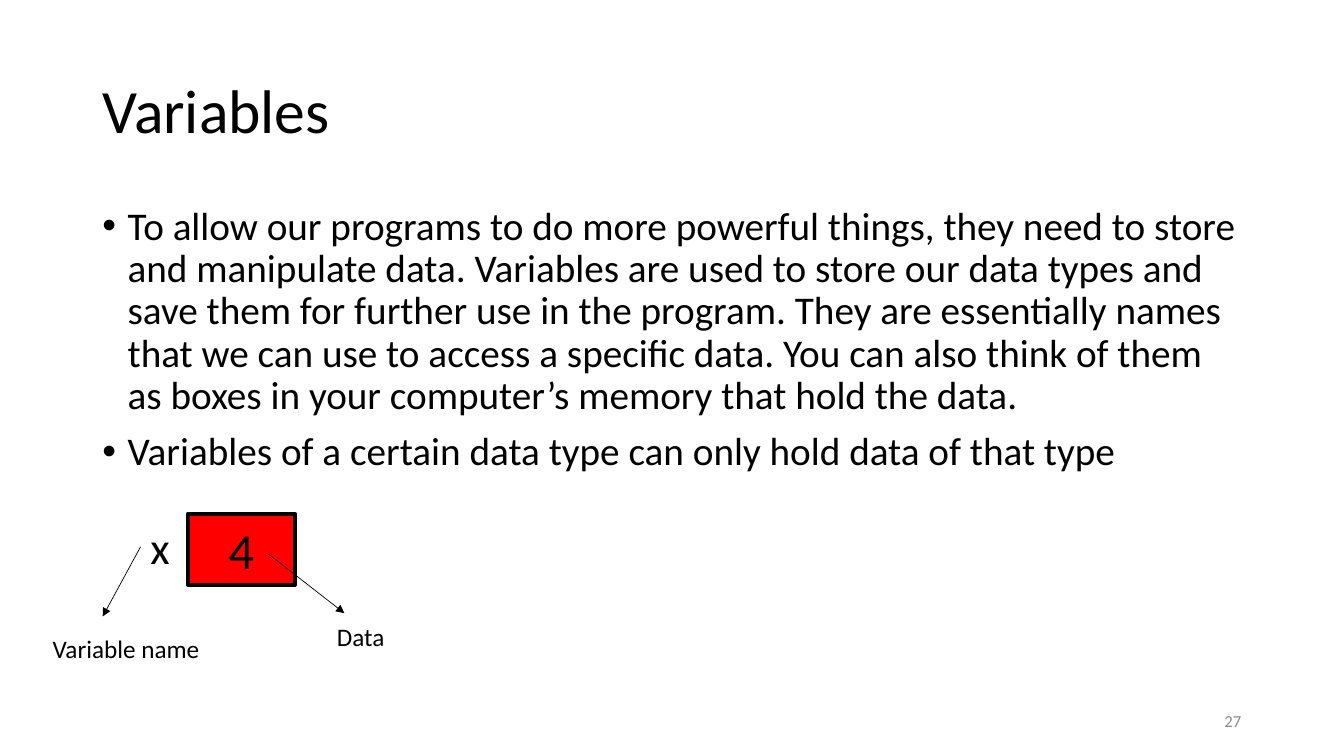
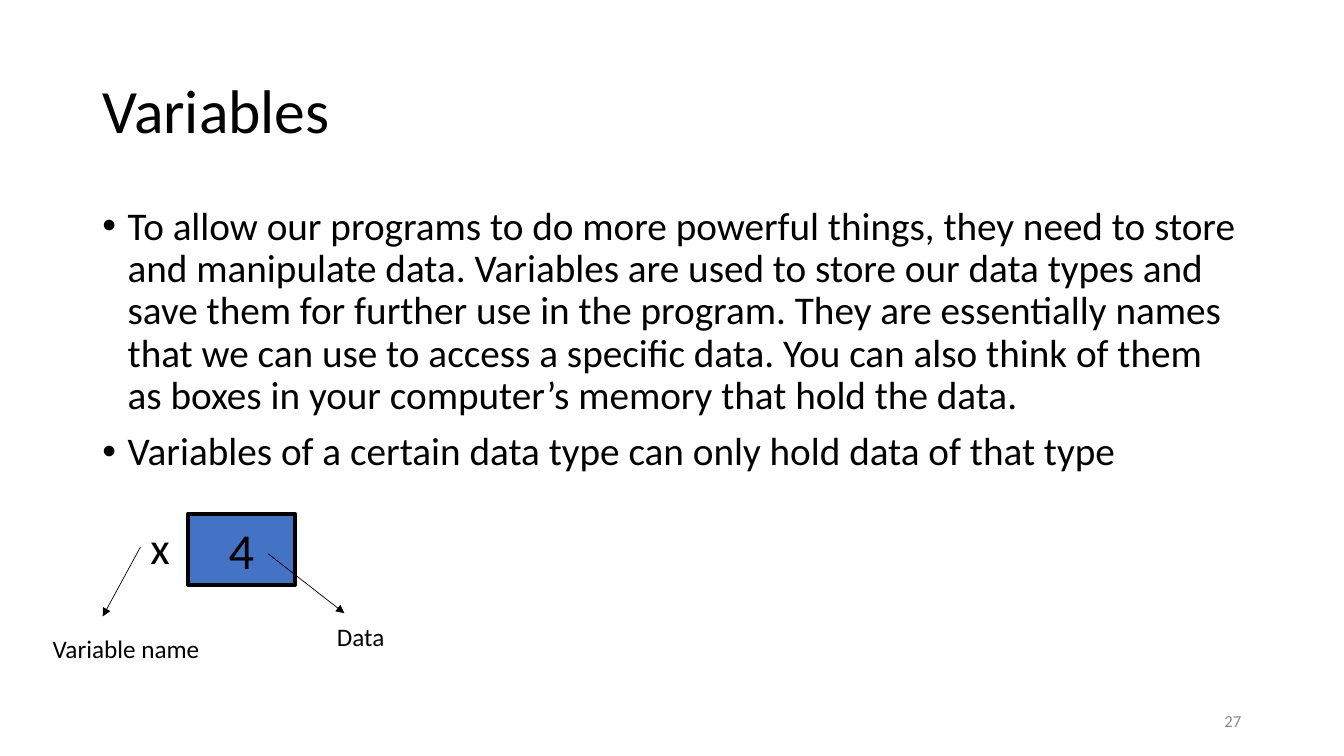
Before and after one commit to CodeIt-SADEAF/handout, a slide deck: slide 27 of Lesson1/L1_slides/L1_slides.pptx. Drawn at 1344x756 pixels with LibreOffice and Linux fonts; fonts in the diff are those of the drawing. Boxes give left, top, right and bottom in pixels: in the first picture for what was removed or moved away, otherwise in the second. Text is boxed around its words. In the diff, an @@ line names an element or a change of style, - is before the commit and + after.

```diff
--- a/Lesson1/L1_slides/L1_slides.pptx
+++ b/Lesson1/L1_slides/L1_slides.pptx
@@ rectangle "4" at [189,514,295,586]: fill #FF0000 to #4472C4 @@
```
Also in this commit, not shown: 8 other slides changed, 1 other file.
